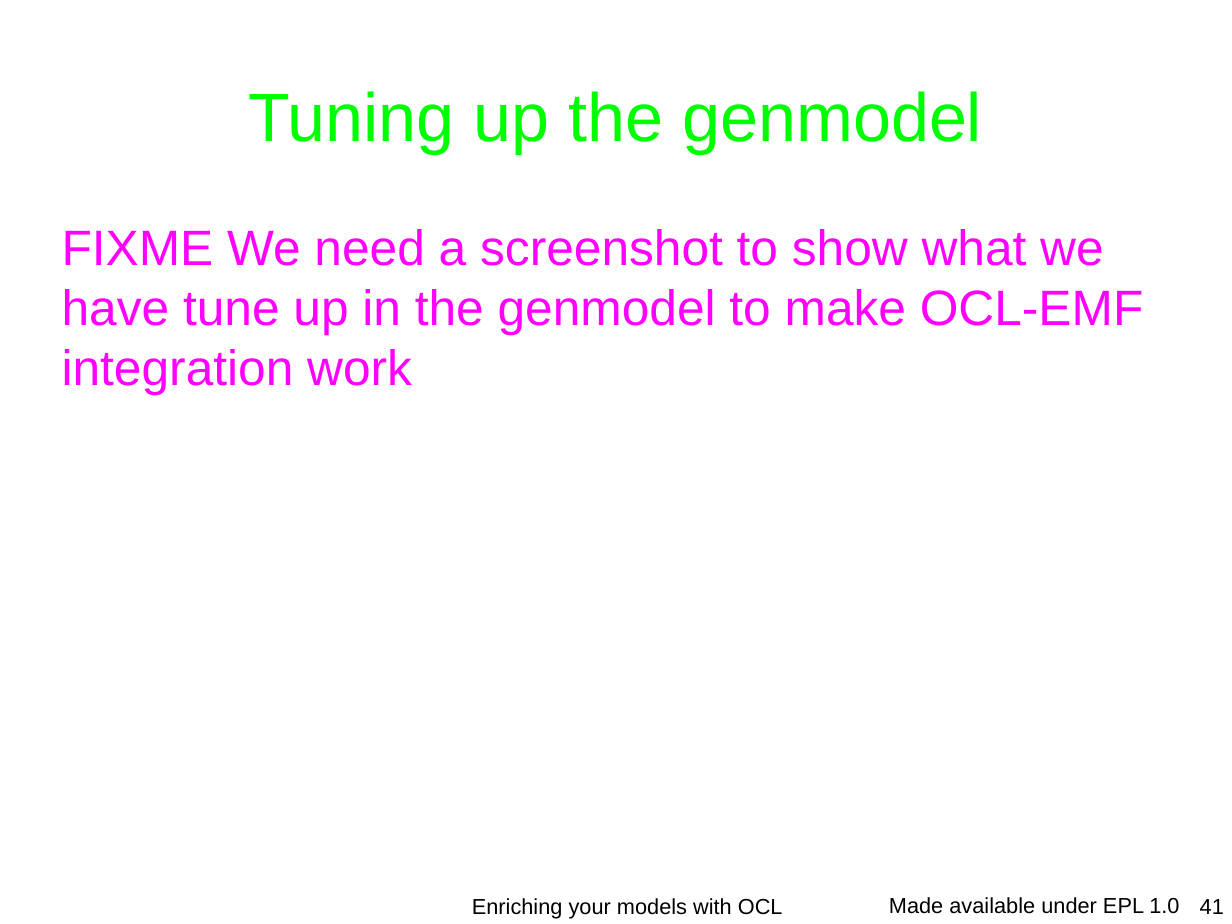
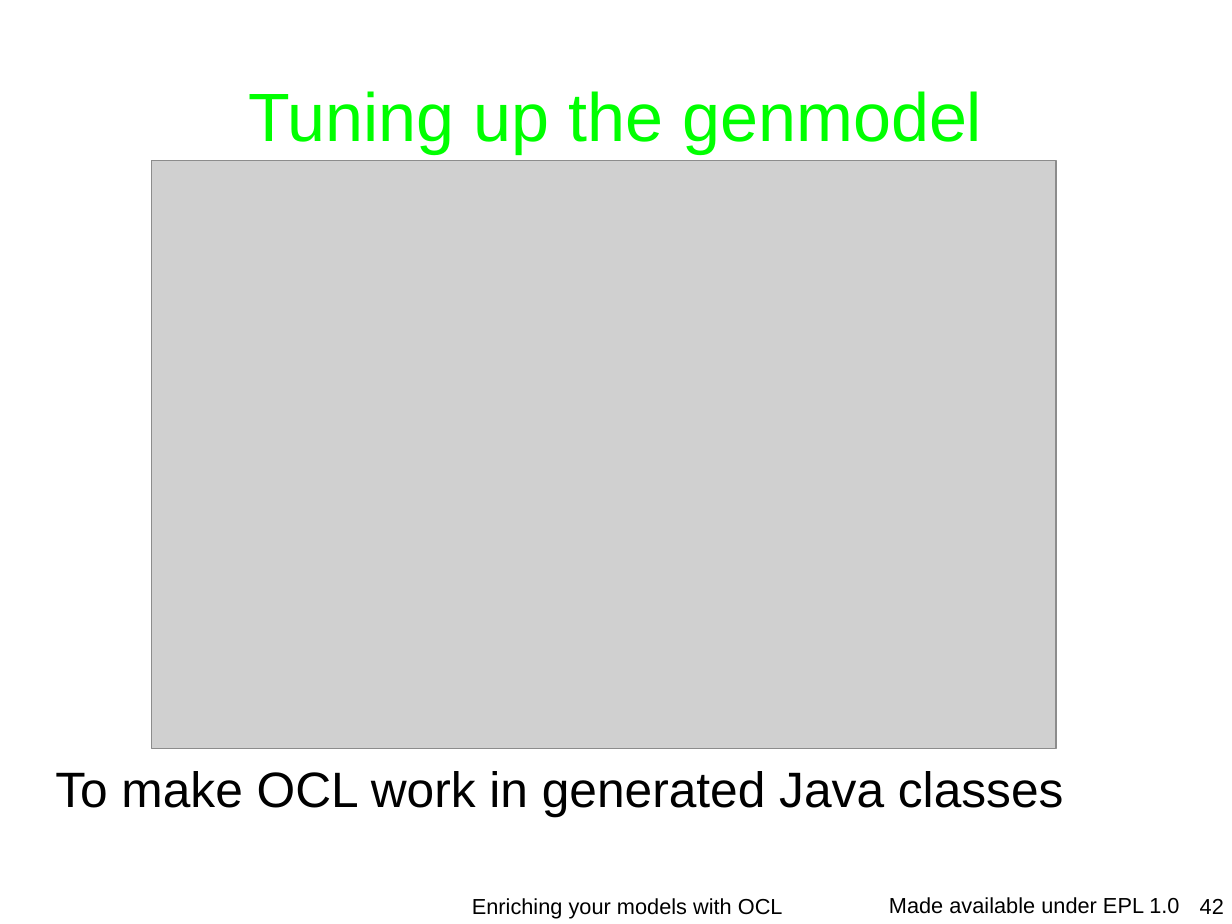
Before and after one commit to eclipse-ocl/ocl-website, a slide deck: slide 42 of ocl/docs/publications/ESE2010LongTalk/EnrichingWithOCL.odp (slide 41 before the commit). Drawn at 1232x924 pixels with LibreOffice and Linux fonts; fonts in the diff are those of the drawing; grey boxes stand for pictures; background and template pictures are left out. Boxes give left, top, right and bottom in pixels: in the first picture for what was removed or moved away, otherwise in the second. Text is boxed around its words. In the diff, an @@ line names an element or a change of style, - is before the commit and + after.

```diff
--- a/ocl/docs/publications/ESE2010LongTalk/EnrichingWithOCL.odp
+++ b/ocl/docs/publications/ESE2010LongTalk/EnrichingWithOCL.odp
@@ picture added at (152,161,1056,749) @@
@@ text removed at (62,229,1143,394) @@
-FIXME We need a screenshot to show what we have tune up in the genmodel to make OCL-EMF integration work
@@ text added at (55,771,1064,817), 32 pt, text #000000 @@
+To make OCL work in generated Java classes
@@ page number at (1200,899,1224,914): text changed @@
-41
+42
```
Also in this commit, not shown: 8 other slides changed, 2 slides added, 1 slide removed.
